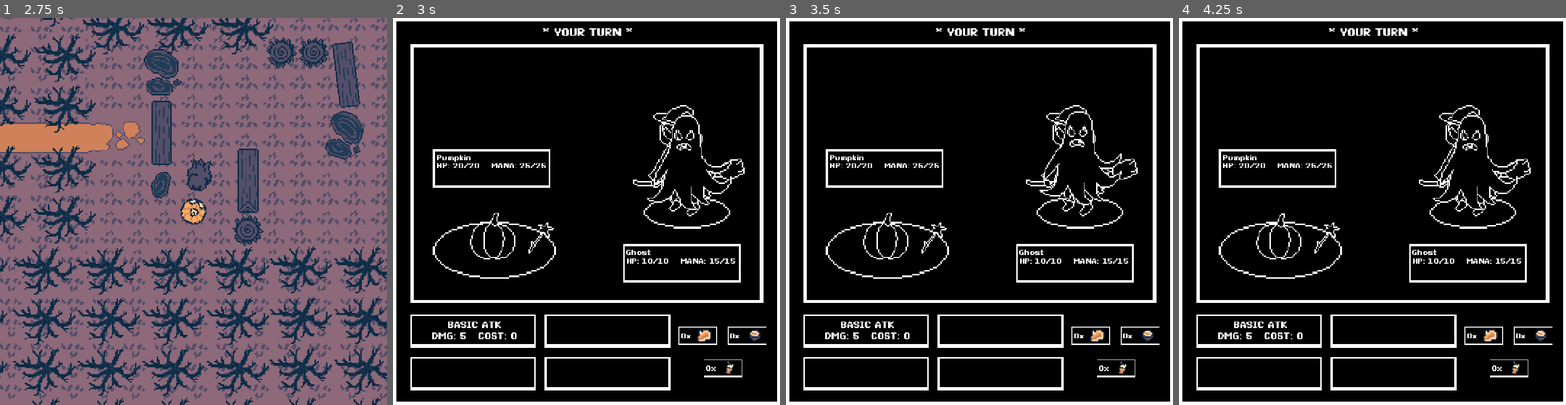
Above: before the commit, frames 1-4 (left to right).
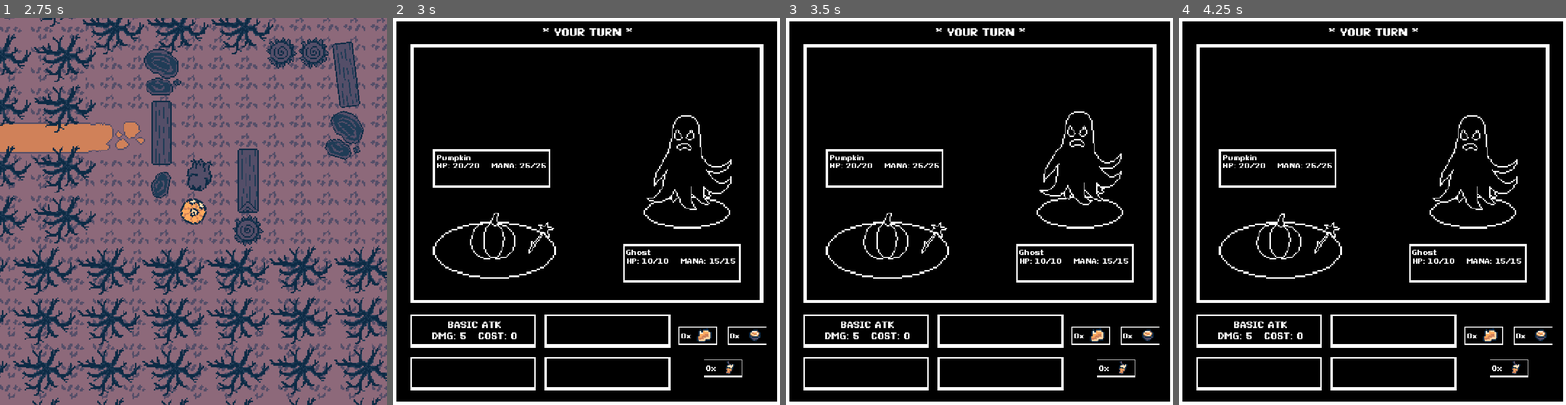
Above: after the commit, the same moments.

Repository: QuoteGenerator/Jame_Gam_Halloween
Game: Godot game, scene res://area_3.tscn
Two runs of this game, one before a commit and one after it. Both use one fixed random seed, a clock stepped at 60 frames per second and the inputs below. This scene is started directly instead of the project's main scene.
Inputs (mouse positions are in pixels of both pictures, inside the frame that each line leads up to):
- Up to frame 1 (2.75 s): move the mouse to (278, 192) at 0.52 s; hold D 0.53-1.28 s; tap E (Interact) at 0.6, 1.35, 2.1 s; move the mouse to (116, 230) at 1.27 s; hold S 1.28-2.03 s; move the mouse to (232, 126) at 2.02 s; hold D from 2.03 s (still down)
- Up to frame 2 (3 s): move the mouse to (567, 288) at 2.77 s; release D at 2.78 s; hold W from 2.78 s (still down); tap E (Interact) at 2.85 s
- Up to frame 3 (3.5 s): keep holding W
- Up to frame 4 (4.25 s): move the mouse to (1488, 269) at 3.52 s; release W at 3.53 s; hold A from 3.53 s (still down); tap E (Interact) at 3.6 s

Frame 1 is identical in both runs. In frame 2, 0.4% of the frame differs, in the area x 62-91%, y 22-52%; in frame 3, 0.3%; in frame 4, 0.4%.

Commit message:
zombie tbc works 100%

Diff:
--- a/Jame_GAM_HALLOWEN_FIX/jame-gam-halloween/combat_ui.tscn
+++ b/Jame_GAM_HALLOWEN_FIX/jame-gam-halloween/combat_ui.tscn
@@ -14,6 +14,7 @@
 [ext_resource type="Texture2D" uid="uid://bb2kbeopjvyoj" path="res://Assets/Sprites/tbc_sprites/tbc_ghost_hit.png" id="6_j62ju"]
 [ext_resource type="Script" uid="uid://cm3jn8nc0g3y8" path="res://Scripts/combat_button.gd" id="6_tnwwt"]
 [ext_resource type="FontFile" uid="uid://dx2uphxemt1ij" path="res://Assets/PixeloidSans-Bold.otf" id="7_akiti"]
+[ext_resource type="Texture2D" uid="uid://ysrcxe678ux1" path="res://Assets/Sprites/tbc_sprites/zombie_hit.png" id="7_bvyq1"]
 [ext_resource type="Texture2D" uid="uid://kay1mmbidjs2" path="res://Assets/Sprites/Consumables/pumpkin_soup.png" id="10_6coxg"]
 [ext_resource type="Texture2D" uid="uid://bd6i66vvrqfcu" path="res://Assets/Sprites/Consumables/pumpkin_spice_latte.png" id="10_tnwwt"]
 [ext_resource type="Texture2D" uid="uid://mq7782la3467" path="res://Assets/Sprites/Consumables/pumpkin_pie.png" id="11_tnwwt"]
@@ -22,6 +23,18 @@
 
 [sub_resource type="Animation" id="Animation_rltsl"]
 length = 0.001
+tracks/0/type = "value"
+tracks/0/imported = false
+tracks/0/enabled = true
+tracks/0/path = NodePath("tbc_zombie_getHit_animation2:visible")
+tracks/0/interp = 1
+tracks/0/loop_wrap = true
+tracks/0/keys = {
+"times": PackedFloat32Array(0),
+"transitions": PackedFloat32Array(1),
+"update": 1,
+"values": [false]
+}
 
 [sub_resource type="Animation" id="Animation_j62ju"]
 resource_name = "tbc_ghost_getHit_animation"
@@ -370,6 +383,18 @@
 "method": &"play_enemy_idle_animation"
 }]
 }
+tracks/2/type = "value"
+tracks/2/imported = false
+tracks/2/enabled = true
+tracks/2/path = NodePath("tbc_zombie_getHit_animation2:visible")
+tracks/2/interp = 1
+tracks/2/loop_wrap = true
+tracks/2/keys = {
+"times": PackedFloat32Array(0, 0.16666667),
+"transitions": PackedFloat32Array(1, 1),
+"update": 1,
+"values": [true, false]
+}
 
 [sub_resource type="Animation" id="Animation_cikkb"]
 resource_name = "tbc_zombie_idle_animation"
@@ -582,6 +607,7 @@
 region_rect = Rect2(0, 0, 38, 97)
 
 [node name="tbc_witch_idle_animation" type="Sprite2D" parent="Panel" unique_id=680798629]
+visible = false
 position = Vector2(917, 443)
 scale = Vector2(3.9210527, 3.9210527)
 texture = ExtResource("4_cikkb")
@@ -608,7 +634,7 @@
 visible = false
 position = Vector2(917, 443)
 scale = Vector2(3.9210527, 3.9210527)
-texture = ExtResource("4_qedbx")
+texture = ExtResource("7_bvyq1")
 region_enabled = true
 region_rect = Rect2(0, 0, 46, 97)
 
